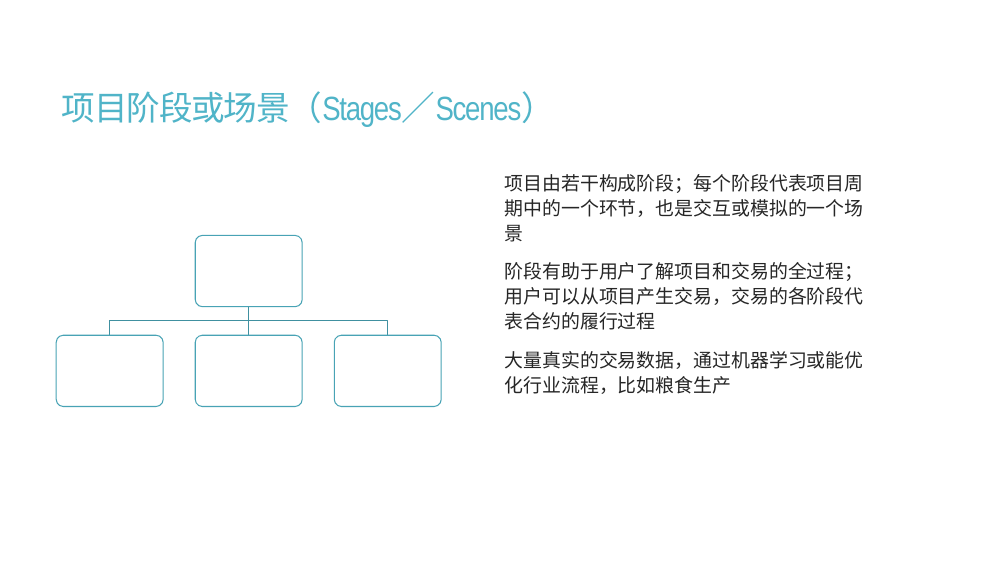
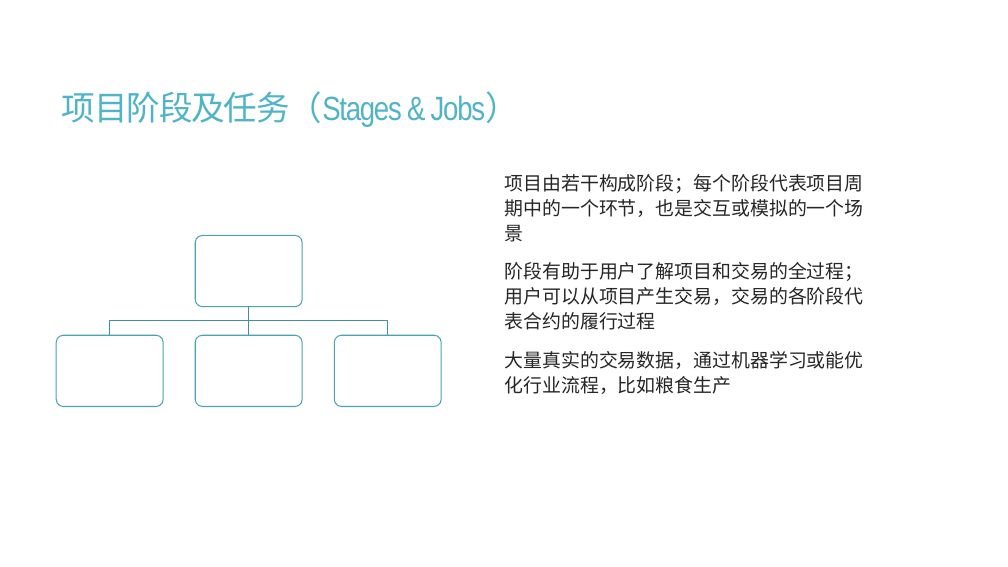
Before and after one commit to calcyu/chainway, a slide deck: slide 12 of Docs/城乡振兴元宇宙.pptx (slide 13 before the commit). Drawn at 1008x567 pixels with LibreOffice and Linux fonts; fonts in the diff are those of the drawing. Boxes give left, top, right and bottom in pixels: in the first picture for what was removed or moved away, otherwise in the second. Text is boxed around its words. In the diff, an @@ line names an element or a change of style, - is before the commit and + after.

```diff
--- a/Docs/城乡振兴元宇宙.pptx
+++ b/Docs/城乡振兴元宇宙.pptx
@@ title at box(62, 91, 519, 127): text changed @@
-项目阶段或场景（Stages／Scenes）
+项目阶段及任务（Stages & Jobs）
```
Also in this commit, not shown: 14 other slides changed, 4 slides removed, 30 other files.
